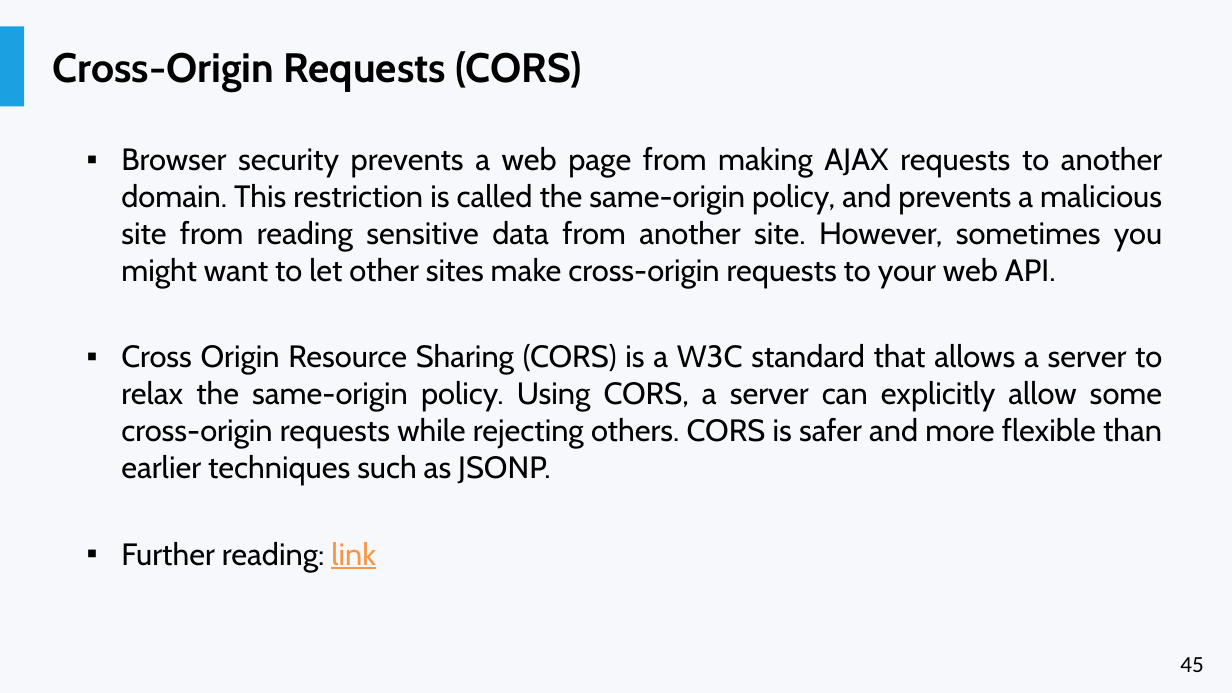
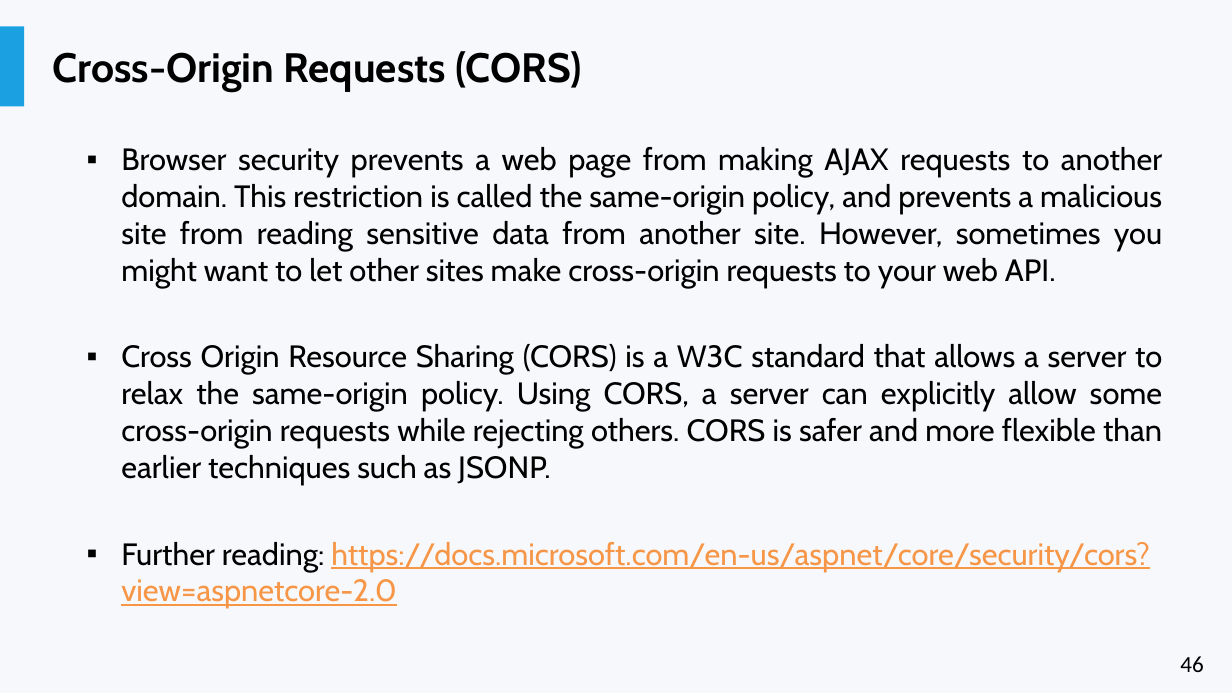
Before and after one commit to liviucotfas/ase-web-and-cloud-applications-security, a slide deck: slide 46 of Presentation ASPNET MVC Core - Part II.pptx (slide 45 before the commit). Drawn at 1232x693 pixels with LibreOffice and Linux fonts; fonts in the diff are those of the drawing. Boxes give left, top, right and bottom in pixels: in the first picture for what was removed or moved away, otherwise in the second. Text is boxed around its words. In the diff, an @@ line names an element or a change of style, - is before the commit and + after.

```diff
--- a/Presentation ASPNET MVC Core - Part II.pptx
+++ b/Presentation ASPNET MVC Core - Part II.pptx
@@ text at (121, 542, 1150, 608): text changed; text colour #000000 to #F79646 @@
-▪ Further reading: link
+▪ Further reading: https://docs.microsoft.com/en-us/aspnet/core/security/cors?view=aspnetcore-2.0
@@ page number at (1180, 656, 1203, 672): text changed @@
-45
+46
```
Also in this commit, not shown: 3 other slides changed, 2 slides added, 6 other files.
